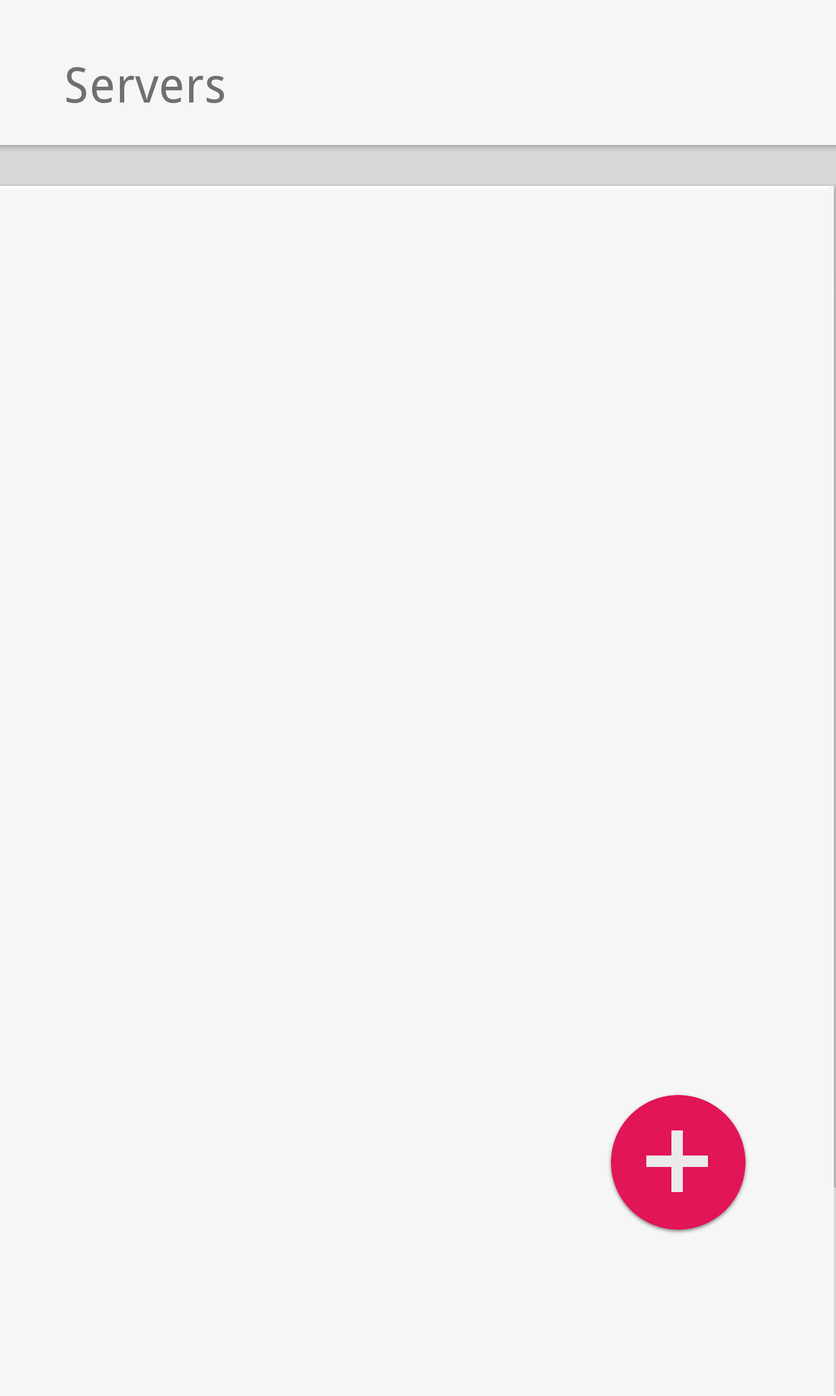
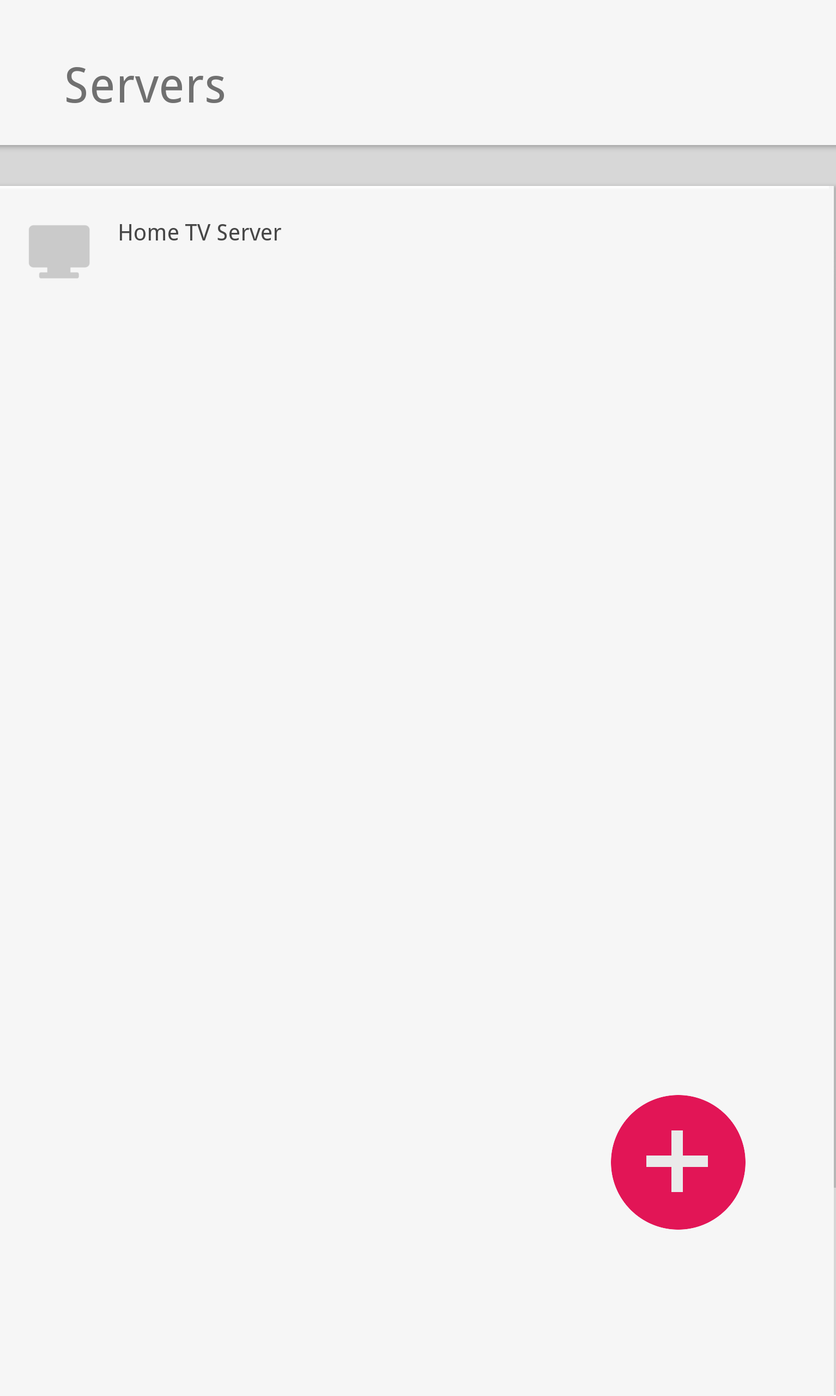
Revision of a layered 836 x 1396 image; what changed, layer by layer:
added group "Icon" with 6 layers above "Frames" over [28, 224, 282, 279]
added layer "Home TV Server" in group "Icon" over [119, 224, 282, 241]
added layer "Offline Comp" (31%) in group "Icon" over [28, 224, 90, 279]
hid "Layer #2" over [607, 1092, 750, 1236]
